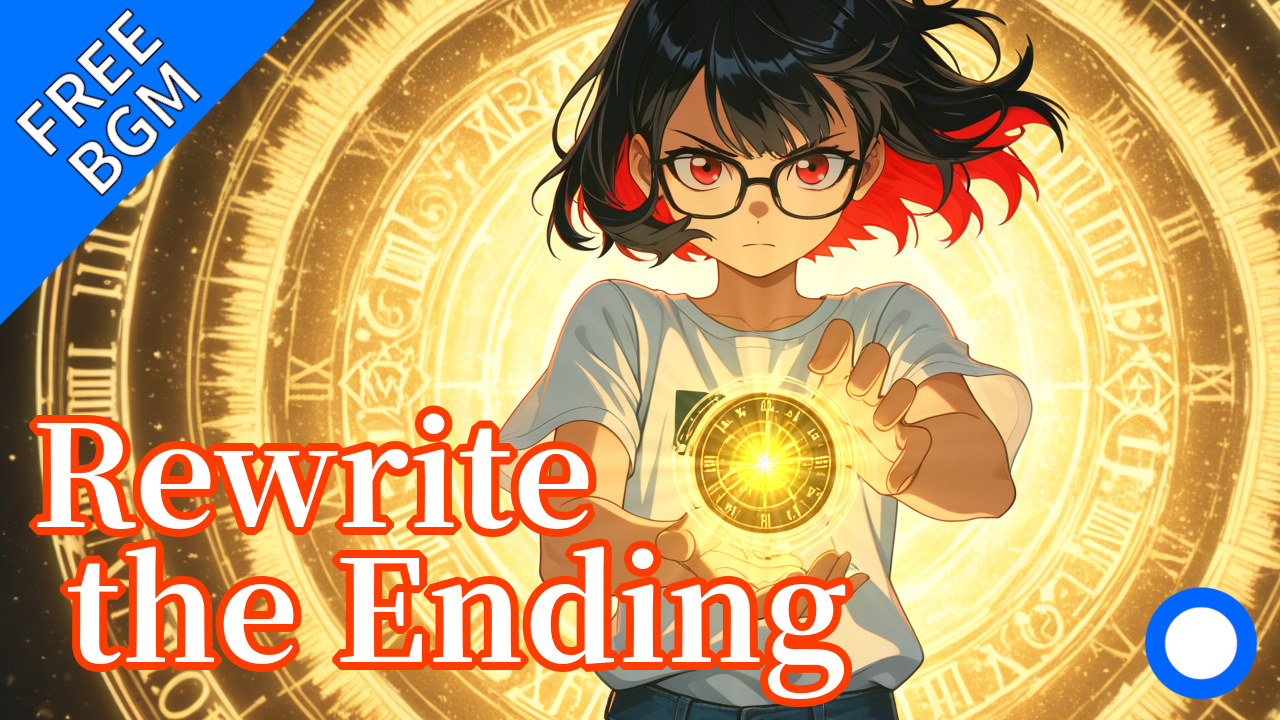
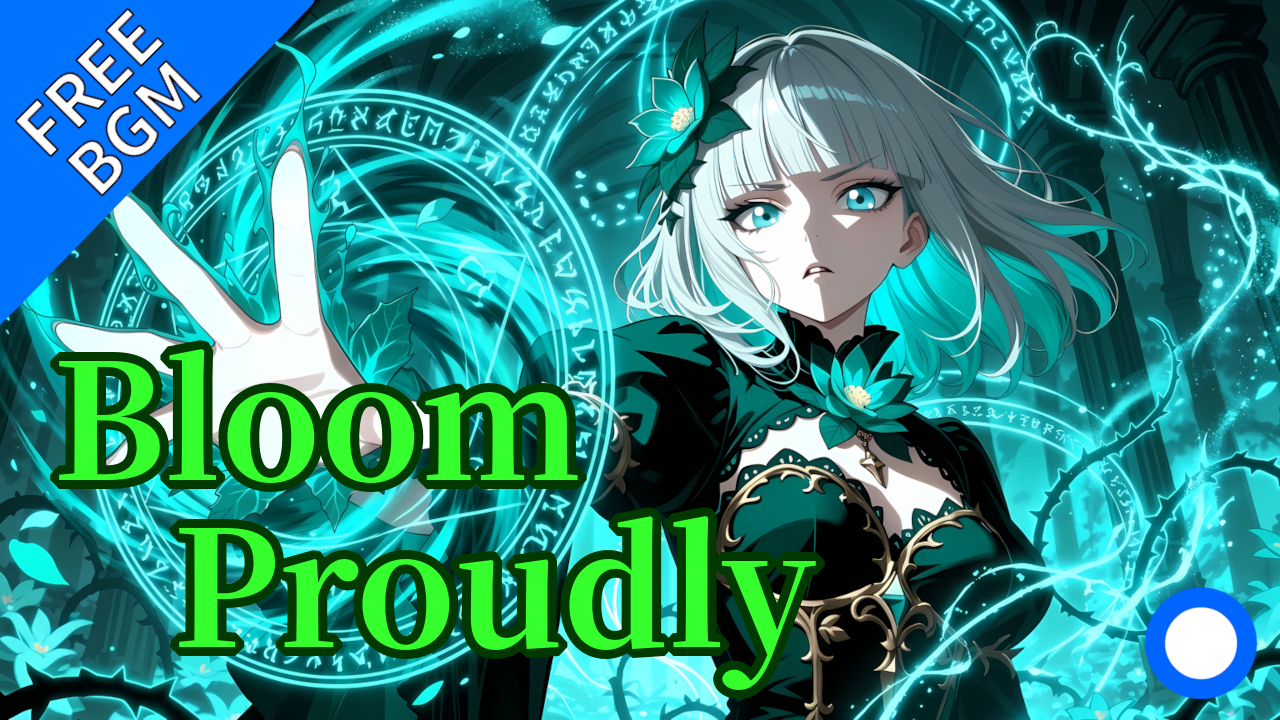
Revision of a layered 1280 × 720 image; what changed, layer by layer:
painted on "テキストレイヤー" over <box>29,340,854,707</box>
renamed "Rewrite_the_Ending_keyvisual.png" to "Bloom_Proudly_keyvisual.png", painted on it over <box>0,0,1280,720</box>
removed layer "JUSTICE_keyvisual.png" over <box>0,0,1280,720</box>
removed layer "Mou_Ubawanaide_keyvisual.png" over <box>0,0,1280,720</box>
